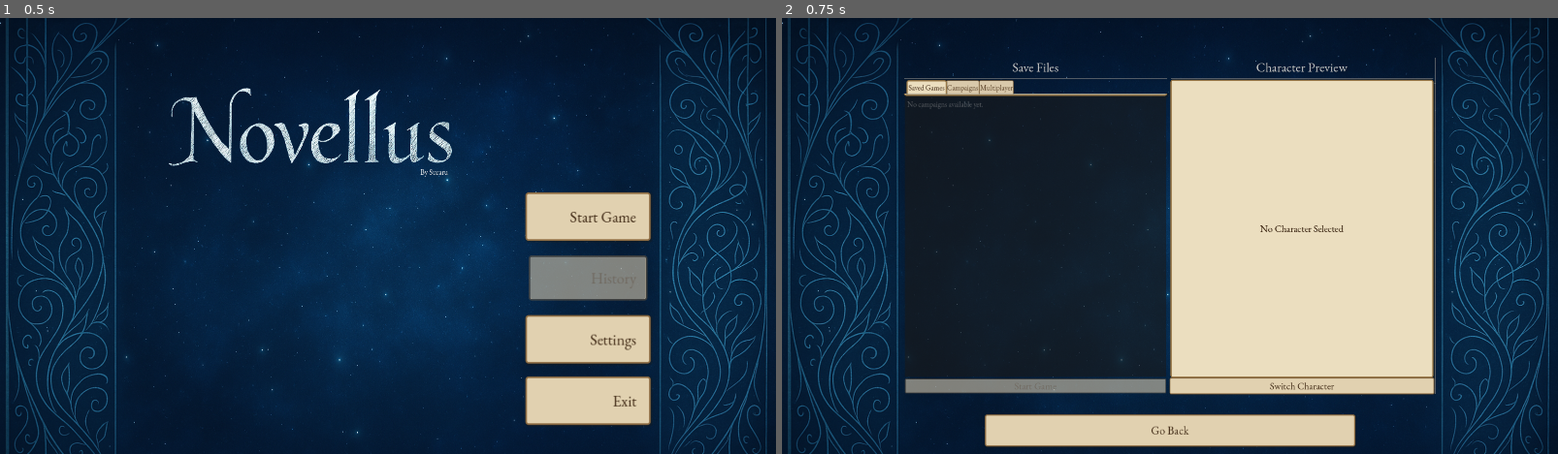
Above: before the commit, frames 1-2 (left to right).
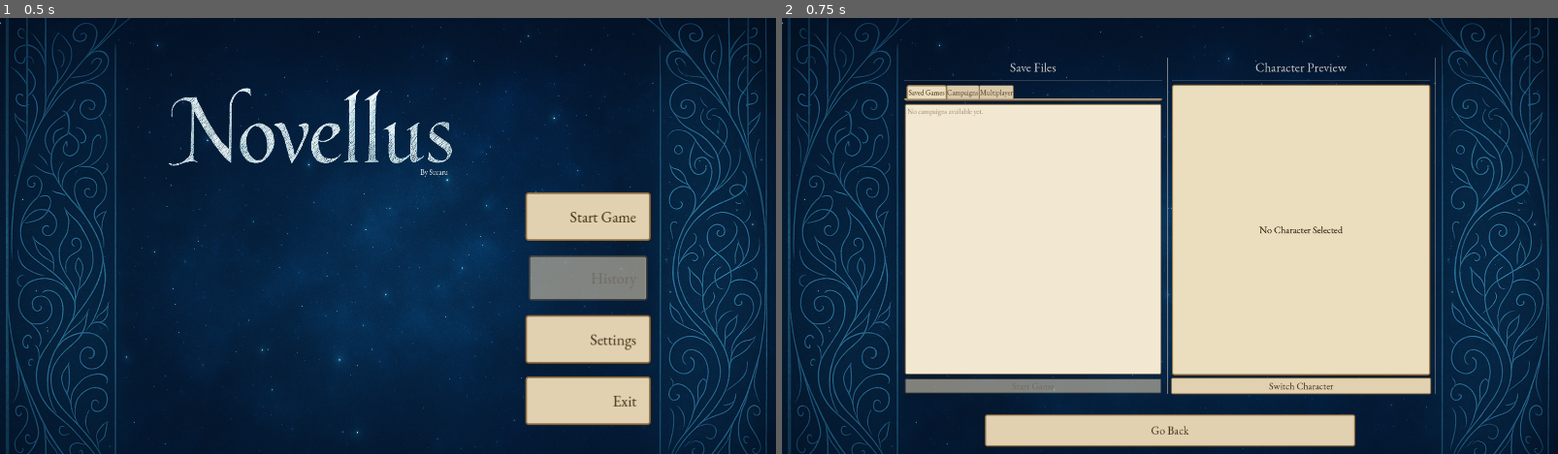
Above: after the commit, the same moments.

Repository: Suraru/Novellus
Game: Godot game, scene res://scenes/mainmenu/MainMenu.tscn
Same seed, same stepped clock (60 frames per second), same inputs: the game is played once before the commit and once after it.
Inputs:
- Up to frame 1 (0.5 s): no input
- Up to frame 2 (0.75 s): click "Start Game" at 0.5 s

Frame 1 is identical in both runs. In frame 2, 24% of the frame differs, in the area x 15-85%, y 9-87%.

Commit message:
updated character selection
it looks nice now

Diff:
--- a/assets/NovellusTheme.tres
+++ b/assets/NovellusTheme.tres
@@ -70,6 +70,45 @@
 shadow_color = Color(0.12, 0.09, 0.04, 0.2)
 shadow_size = 1
 
+[sub_resource type="StyleBoxFlat" id="content_panel"]
+bg_color = Color(0.0784314, 0.0784314, 0.0784314, 0.760784)
+border_width_left = 3
+border_width_top = 3
+border_width_right = 3
+border_width_bottom = 3
+border_color = Color(0.6, 0.47, 0.28, 0.7)
+corner_radius_top_left = 8
+corner_radius_top_right = 8
+corner_radius_bottom_right = 8
+corner_radius_bottom_left = 8
+shadow_color = Color(0, 0, 0, 0.3)
+shadow_size = 4
+shadow_offset = Vector2(2, 2)
+
+[sub_resource type="StyleBoxFlat" id="grid_container_stylebox"]
+bg_color = Color(0.92, 0.87, 0.75, 0.7)
+border_width_left = 1
+border_width_top = 1
+border_width_right = 1
+border_width_bottom = 1
+border_color = Color(0.58, 0.45, 0.27, 0.5)
+corner_radius_top_left = 3
+corner_radius_top_right = 3
+corner_radius_bottom_right = 3
+corner_radius_bottom_left = 3
+
+[sub_resource type="StyleBoxFlat" id="hbox_container_stylebox"]
+bg_color = Color(0.92, 0.87, 0.75, 0.7)
+border_width_left = 1
+border_width_top = 1
+border_width_right = 1
+border_width_bottom = 1
+border_color = Color(0.58, 0.45, 0.27, 0.5)
+corner_radius_top_left = 3
+corner_radius_top_right = 3
+corner_radius_bottom_right = 3
+corner_radius_bottom_left = 3
+
 [sub_resource type="StyleBoxFlat" id="scrollbar_grabber"]
 bg_color = Color(0.58, 0.45, 0.27, 0.85)
 corner_radius_top_left = 3
@@ -79,6 +118,57 @@
 
 [sub_resource type="StyleBoxFlat" id="scrollbar_background"]
 bg_color = Color(0.85, 0.79, 0.67, 0.5)
+corner_radius_top_left = 3
+corner_radius_top_right = 3
+corner_radius_bottom_right = 3
+corner_radius_bottom_left = 3
+
+[sub_resource type="StyleBoxFlat" id="itemlist_hover"]
+bg_color = Color(0.65, 0.5, 0.3, 0.2)
+border_width_left = 1
+border_width_top = 1
+border_width_right = 1
+border_width_bottom = 1
+border_color = Color(0.55, 0.42, 0.26, 0.3)
+corner_radius_top_left = 3
+corner_radius_top_right = 3
+corner_radius_bottom_right = 3
+corner_radius_bottom_left = 3
+
+[sub_resource type="StyleBoxFlat" id="itemlist_focus"]
+bg_color = Color(0.92, 0.87, 0.75, 0)
+border_width_left = 2
+border_width_top = 2
+border_width_right = 2
+border_width_bottom = 2
+border_color = Color(0.65, 0.5, 0.3, 0.8)
+corner_radius_top_left = 4
+corner_radius_top_right = 4
+corner_radius_bottom_right = 4
+corner_radius_bottom_left = 4
+
+[sub_resource type="StyleBoxFlat" id="itemlist_bg"]
+bg_color = Color(0.95, 0.91, 0.82, 1)
+border_width_left = 2
+border_width_top = 2
+border_width_right = 2
+border_width_bottom = 2
+border_color = Color(0.58, 0.45, 0.27, 0.85)
+corner_radius_top_left = 4
+corner_radius_top_right = 4
+corner_radius_bottom_right = 4
+corner_radius_bottom_left = 4
+shadow_color = Color(0.12, 0.09, 0.04, 0.2)
+shadow_size = 1
+shadow_offset = Vector2(1, 1)
+
+[sub_resource type="StyleBoxFlat" id="itemlist_selected"]
+bg_color = Color(0.65, 0.5, 0.3, 0.5)
+border_width_left = 1
+border_width_top = 1
+border_width_right = 1
+border_width_bottom = 1
+border_color = Color(0.55, 0.42, 0.26, 0.7)
 corner_radius_top_left = 3
 corner_radius_top_right = 3
 corner_radius_bottom_right = 3
@@ -205,6 +295,18 @@
 shadow_size = 1
 shadow_offset = Vector2(1, 0)
 
+[sub_resource type="StyleBoxFlat" id="vbox_container_stylebox"]
+bg_color = Color(0.92, 0.87, 0.75, 0.7)
+border_width_left = 1
+border_width_top = 1
+border_width_right = 1
+border_width_bottom = 1
+border_color = Color(0.58, 0.45, 0.27, 0.5)
+corner_radius_top_left = 3
+corner_radius_top_right = 3
+corner_radius_bottom_right = 3
+corner_radius_bottom_left = 3
+
 [resource]
 default_font = ExtResource("EBGaramond-VariableFont_wght")
 default_font_size = 18
@@ -222,17 +324,39 @@
 Button/styles/hover = SubResource("paper_button_hover")
 Button/styles/normal = SubResource("paper_button_normal")
 Button/styles/pressed = SubResource("paper_button_pressed")
+ContentPanel/base_type = &"Panel"
+ContentPanel/styles/panel = SubResource("content_panel")
 FlatButton/base_type = &"Button"
 FlatButton/styles/disabled = SubResource("paper_button_disabled")
 FlatButton/styles/focus = SubResource("paper_button_hover")
 FlatButton/styles/hover = SubResource("paper_button_hover")
 FlatButton/styles/normal = SubResource("paper_button_normal")
 FlatButton/styles/pressed = SubResource("paper_button_pressed")
+GridContainer/constants/h_separation = 12
+GridContainer/constants/v_separation = 12
+GridContainer/styles/panel = SubResource("grid_container_stylebox")
+HBoxContainer/constants/separation = 12
+HBoxContainer/styles/panel = SubResource("hbox_container_stylebox")
 HScrollBar/styles/grabber = SubResource("scrollbar_grabber")
 HScrollBar/styles/grabber_highlight = SubResource("scrollbar_grabber")
 HScrollBar/styles/grabber_pressed = SubResource("scrollbar_grabber")
 HScrollBar/styles/scroll = SubResource("scrollbar_background")
 HScrollBar/styles/scroll_focus = SubResource("scrollbar_background")
+ItemList/colors/font_color = Color(0.25, 0.16, 0.08, 1)
+ItemList/colors/font_hovered_color = Color(0, 0, 0, 1)
+ItemList/colors/font_selected_color = Color(0.15, 0.08, 0.02, 1)
+ItemList/constants/h_separation = 8
+ItemList/constants/icon_margin = 6
+ItemList/constants/line_separation = 4
+ItemList/constants/v_separation = 8
+ItemList/font_sizes/font_size = 18
+ItemList/styles/cursor = SubResource("itemlist_hover")
+ItemList/styles/cursor_unfocused = SubResource("itemlist_hover")
+ItemList/styles/focus = SubResource("itemlist_focus")
+ItemList/styles/hovered = SubResource("itemlist_hover")
+ItemList/styles/panel = SubResource("itemlist_bg")
+ItemList/styles/selected = SubResource("itemlist_selected")
+ItemList/styles/selected_focus = SubResource("itemlist_selected")
 Label/colors/font_color = Color(0.25, 0.16, 0.08, 1)
 Label/colors/font_shadow_color = Color(0.12, 0.09, 0.04, 0.3)
 Label/constants/line_spacing = 3
@@ -251,8 +375,13 @@
 LineEdit/styles/focus = SubResource("line_edit_focus")
 LineEdit/styles/normal = SubResource("line_edit_normal")
 LineEdit/styles/read_only = SubResource("line_edit_normal")
+MarginContainer/constants/margin_bottom = 10
+MarginContainer/constants/margin_left = 10
+MarginContainer/constants/margin_right = 10
+MarginContainer/constants/margin_top = 10
 Panel/styles/panel = SubResource("paper_panel")
 PanelContainer/styles/panel = SubResource("paper_panel")
+PopupPanel/styles/panel = SubResource("paper_panel")
 ScrollContainer/styles/panel = SubResource("scroll_container")
 TabContainer/colors/font_hover_color = Color(0.2, 0.12, 0.05, 1)
 TabContainer/colors/font_selected_color = Color(0.25, 0.16, 0.08, 1)
@@ -273,6 +402,8 @@
 TextEdit/styles/focus = SubResource("line_edit_focus")
 TextEdit/styles/normal = SubResource("line_edit_normal")
 TextEdit/styles/read_only = SubResource("line_edit_normal")
+VBoxContainer/constants/separation = 10
+VBoxContainer/styles/panel = SubResource("vbox_container_stylebox")
 VScrollBar/styles/grabber = SubResource("scrollbar_grabber")
 VScrollBar/styles/grabber_highlight = SubResource("scrollbar_grabber")
 VScrollBar/styles/grabber_pressed = SubResource("scrollbar_grabber")
--- a/scenes/mainmenu/charactercreator/CharacterBuild.tscn
+++ b/scenes/mainmenu/charactercreator/CharacterBuild.tscn
@@ -134,10 +134,10 @@
 [node name="custom_gender_popup" type="PopupPanel" parent="LeftContainer/ScrollContainer/Stats/DetailTable"]
 
 [node name="VBoxContainer" type="VBoxContainer" parent="LeftContainer/ScrollContainer/Stats/DetailTable/custom_gender_popup"]
-offset_left = 4.0
-offset_top = 4.0
-offset_right = 96.0
-offset_bottom = 133.0
+offset_left = 3.0
+offset_top = 3.0
+offset_right = 97.0
+offset_bottom = 150.0
 
 [node name="custom_gender_input" type="LineEdit" parent="LeftContainer/ScrollContainer/Stats/DetailTable/custom_gender_popup/VBoxContainer"]
 layout_mode = 2
@@ -347,10 +347,10 @@
 size = Vector2i(200, 400)
 
 [node name="ScrollContainer" type="ScrollContainer" parent="LeftContainer/ScrollContainer/Stats/TraitsSection/TraitPopup"]
-offset_left = 4.0
-offset_top = 4.0
-offset_right = 196.0
-offset_bottom = 396.0
+offset_left = 3.0
+offset_top = 3.0
+offset_right = 197.0
+offset_bottom = 397.0
 
 [node name="TraitList" type="VBoxContainer" parent="LeftContainer/ScrollContainer/Stats/TraitsSection/TraitPopup/ScrollContainer"]
 layout_mode = 2
--- a/scenes/mainmenu/charactercreator/CharacterSelection.tscn
+++ b/scenes/mainmenu/charactercreator/CharacterSelection.tscn
@@ -1,23 +1,7 @@
-[gd_scene load_steps=5 format=3 uid="uid://b5d7ixu8cu34h"]
+[gd_scene load_steps=3 format=3 uid="uid://b5d7ixu8cu34h"]
 
 [ext_resource type="Script" uid="uid://ypvveh8hf7au" path="res://scripts/mainmenu/charactercreator/character_selection.gd" id="1_7000d"]
 [ext_resource type="Texture2D" uid="uid://gap08bo5upnl" path="res://assets/background/characterbg.png" id="2_2fgg6"]
-
-[sub_resource type="StyleBoxFlat" id="StyleBoxFlat_h4r5e"]
-bg_color = Color(0.0784314, 0.0784314, 0.0784314, 0.760784)
-corner_radius_top_left = 8
-corner_radius_top_right = 8
-corner_radius_bottom_right = 8
-corner_radius_bottom_left = 8
-
-[sub_resource type="StyleBoxFlat" id="StyleBoxFlat_p2k5m"]
-bg_color = Color(0.141176, 0.141176, 0.141176, 0.8)
-corner_radius_top_left = 10
-corner_radius_top_right = 10
-corner_radius_bottom_right = 10
-corner_radius_bottom_left = 10
-shadow_color = Color(0, 0, 0, 0.25098)
-shadow_size = 4
 
 [node name="CharacterSelection" type="Control"]
 layout_mode = 3
@@ -49,7 +33,6 @@
 
 [node name="ContentPanel" type="Panel" parent="MainContainer"]
 layout_mode = 2
-theme_override_styles/panel = SubResource("StyleBoxFlat_h4r5e")
 
 [node name="VBoxContainer" type="VBoxContainer" parent="MainContainer/ContentPanel"]
 layout_mode = 1
@@ -74,7 +57,6 @@
 [node name="LeftPanel" type="Panel" parent="MainContainer/ContentPanel/VBoxContainer/HBoxContainer"]
 custom_minimum_size = Vector2(350, 0)
 layout_mode = 2
-theme_override_styles/panel = SubResource("StyleBoxFlat_p2k5m")
 
 [node name="CharacterListContainer" type="VBoxContainer" parent="MainContainer/ContentPanel/VBoxContainer/HBoxContainer/LeftPanel"]
 layout_mode = 1
@@ -127,7 +109,6 @@
 [node name="RightPanel" type="Panel" parent="MainContainer/ContentPanel/VBoxContainer/HBoxContainer"]
 layout_mode = 2
 size_flags_horizontal = 3
-theme_override_styles/panel = SubResource("StyleBoxFlat_p2k5m")
 
 [node name="CharacterDetails" type="VBoxContainer" parent="MainContainer/ContentPanel/VBoxContainer/HBoxContainer/RightPanel"]
 layout_mode = 1
@@ -332,4 +313,4 @@
 custom_minimum_size = Vector2(150, 50)
 layout_mode = 2
 disabled = true
-text = "Start Game"
+text = "Select Character"
--- a/scripts/mainmenu/charactercreator/character_selection.gd
+++ b/scripts/mainmenu/charactercreator/character_selection.gd
@@ -273,6 +273,4 @@
 	get_tree().change_scene_to_file("res://scenes/mainmenu/GameStart.tscn")
 
 func _on_start_pressed():
-	if selected_file_path != "":
-		print("Starting game with character: " + selected_file_path)
-		get_tree().change_scene_to_file("res://scenes/SandboxWorld.tscn")
+	get_tree().change_scene_to_file("res://scenes/mainmenu/GameStart.tscn")
Not shown: 1 places in assets/NovellusTheme.tres that only renumber resources
